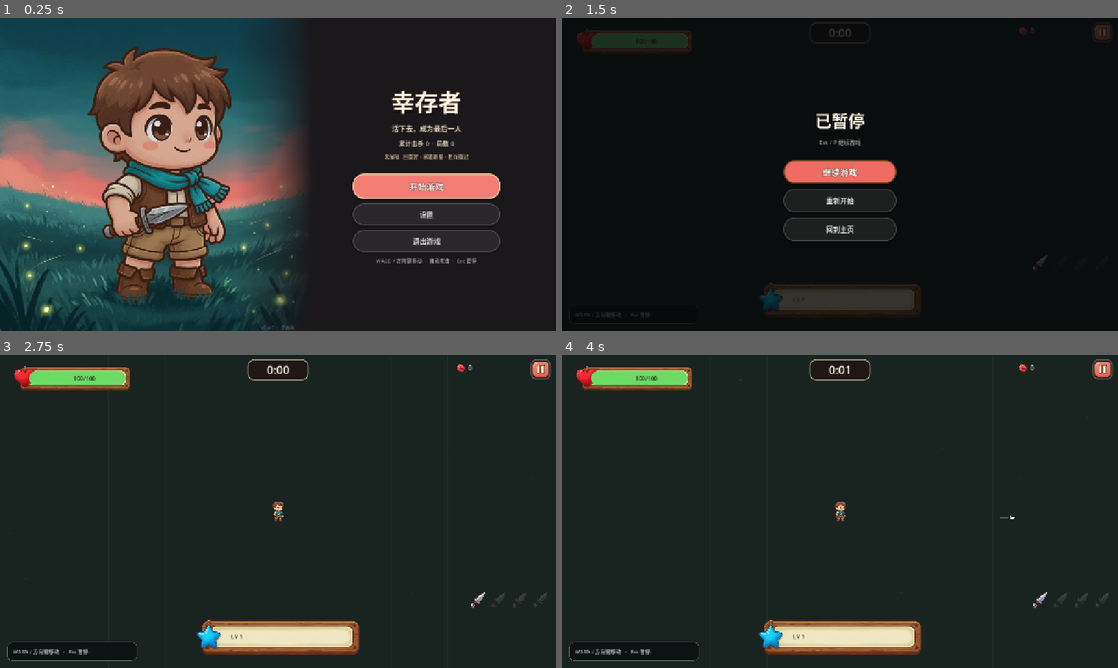
Above: before the commit, frames 1-4 (two rows, left to right).
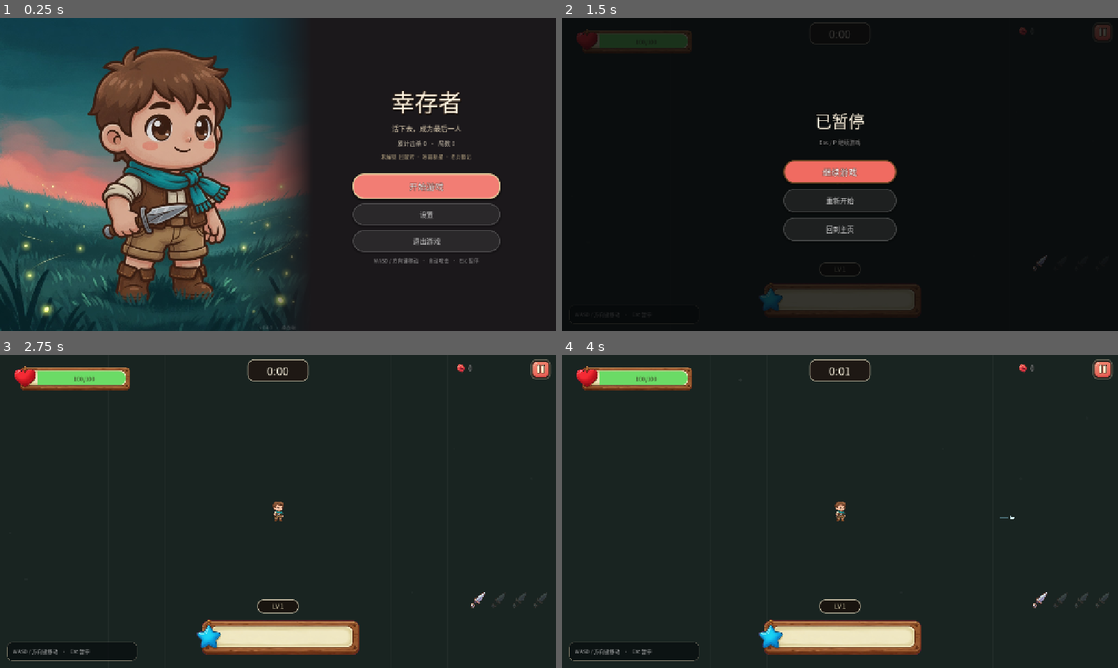
Above: after the commit, the same moments.

Repository: zoubaizoubai/survival_test
Game: Godot game, scene res://scenes/home.tscn
Same seed, same stepped clock (60 frames per second), same inputs: the game is played once before the commit and once after it. The engine's default icon, where the game draws it, is replaced by a stand-in: a white triangle on a blue panel in a dark square.
Inputs (mouse positions are in pixels of both pictures, inside the frame that each line leads up to):
- Up to frame 1 (0.25 s): no input
- Up to frame 2 (1.5 s): click "开始游戏" at 0.5 s; click (1101, 33) at 1.25 s
- Up to frame 3 (2.75 s): click "重新开始" at 2 s
- Up to frame 4 (4 s): tap Enter (ui_accept) at 2.75, 3.02, 3.32 s; move the mouse to (962, 495) at 2.77 s; hold D (move_right) 2.78-3.5 s; tap Space at 2.85 s; click (962, 495) at 2.92 s; drag from (728, 527) to (812, 574) at 3.52 s

The runs differ from the first frame. In frame 1, 1.1% of the frame differs, in the area x 46-86%, y 23-100%; in frame 2, 0.7%; in frame 3, 0.5%; in frame 4, 0.5%.

Commit message:
fix: repair Chinese text and HUD bars (survival-ba8)

Diff:
--- a/scripts/home.gd
+++ b/scripts/home.gd
@@ -34,6 +34,7 @@
 
 
 func _ready() -> void:
+	theme = UiStyle.ui_theme()
 	Settings.ensure_loaded()
 	SaveData.ensure_loaded()
 	GameData.ensure_loaded()
--- a/scripts/hud.gd
+++ b/scripts/hud.gd
@@ -26,12 +26,14 @@
 var _kill_icon: TextureRect
 var _time_bg: PanelContainer
 var _controls_hint: PanelContainer
+var _level_badge: PanelContainer
 var _mobile_ui := false
 
 
 func _ready() -> void:
 	set_anchors_and_offsets_preset(Control.PRESET_FULL_RECT)
 	mouse_filter = Control.MOUSE_FILTER_IGNORE
+	theme = UiStyle.ui_theme()
 	_mobile_ui = UiMode.is_mobile()
 
 	low_overlay = ColorRect.new()
@@ -132,12 +134,7 @@
 	_xp_bar.set_anchors_and_offsets_preset(Control.PRESET_CENTER_BOTTOM)
 	add_child(_xp_bar)
 
-	lv_label = _make_label("LV 1", 14, Color(UiStyle.INK.r, UiStyle.INK.g, UiStyle.INK.b, 0.92), false)
-	lv_label.position = Vector2(78, 40)
-	lv_label.size = Vector2(74, 42)
-	lv_label.horizontal_alignment = HORIZONTAL_ALIGNMENT_CENTER
-	lv_label.vertical_alignment = VERTICAL_ALIGNMENT_CENTER
-	_xp_bar.add_child(lv_label)
+	_build_level_badge()
 
 	_weapon_row = HBoxContainer.new()
 	_weapon_row.name = "WeaponRow"
@@ -199,6 +196,28 @@
 	add_child(_controls_hint)
 	var hint_label := _make_label("WASD / 方向键移动   ·   Esc 暂停", 12, Color(1, 1, 1, 0.72), false)
 	_controls_hint.add_child(hint_label)
+
+
+func _build_level_badge() -> void:
+	_level_badge = PanelContainer.new()
+	_level_badge.name = "LevelBadge"
+	_level_badge.mouse_filter = Control.MOUSE_FILTER_IGNORE
+	var badge_style := StyleBoxFlat.new()
+	badge_style.bg_color = Color(0.10, 0.075, 0.055, 0.94)
+	badge_style.set_corner_radius_all(14)
+	badge_style.set_border_width_all(2)
+	badge_style.border_color = Color(0.96, 0.90, 0.78, 0.72)
+	badge_style.content_margin_left = 14
+	badge_style.content_margin_right = 14
+	badge_style.content_margin_top = 4
+	badge_style.content_margin_bottom = 4
+	_level_badge.add_theme_stylebox_override("panel", badge_style)
+	_level_badge.set_anchors_and_offsets_preset(Control.PRESET_CENTER_BOTTOM)
+	add_child(_level_badge)
+	lv_label = _make_label("LV 1", 14, Color(1.0, 0.94, 0.78), true)
+	lv_label.horizontal_alignment = HORIZONTAL_ALIGNMENT_CENTER
+	lv_label.vertical_alignment = VERTICAL_ALIGNMENT_CENTER
+	_level_badge.add_child(lv_label)
 
 
 func _update_layout() -> void:
@@ -228,6 +247,11 @@
 		_xp_bar.offset_bottom = -8
 		_xp_bar.size = Vector2(420, 126)
 		_layout_trough(_xp_bar)
+	if _level_badge:
+		_level_badge.offset_left = -48
+		_level_badge.offset_right = 48
+		_level_badge.offset_top = -158
+		_level_badge.offset_bottom = -126
 	if _weapon_row:
 		_weapon_row.offset_left = -200
 		_weapon_row.offset_right = -16
@@ -260,9 +284,9 @@
 	frame.texture = UiStyle.tex(frame_path)
 	frame.expand_mode = TextureRect.EXPAND_IGNORE_SIZE
 	frame.stretch_mode = TextureRect.STRETCH_KEEP_ASPECT_CENTERED
-	frame.set_anchors_and_offsets_preset(Control.PRESET_FULL_RECT)
 	frame.mouse_filter = Control.MOUSE_FILTER_IGNORE
 	wrap.add_child(frame)
+	frame.set_anchors_and_offsets_preset(Control.PRESET_FULL_RECT)
 	var trough := Control.new()
 	trough.name = "Trough"
 	trough.clip_contents = true
@@ -276,8 +300,40 @@
 	fsb.set_corner_radius_all(20)
 	fill.add_theme_stylebox_override("panel", fsb)
 	trough.add_child(fill)
+	# The source texture contains both the opaque trough background and the
+	# wooden/icon decoration. Redraw only its border/icon pixels above the fill.
+	var decor := TextureRect.new()
+	decor.name = "Decor"
+	decor.texture = frame.texture
+	decor.expand_mode = TextureRect.EXPAND_IGNORE_SIZE
+	decor.stretch_mode = TextureRect.STRETCH_KEEP_ASPECT_CENTERED
+	decor.mouse_filter = Control.MOUSE_FILTER_IGNORE
+	var decor_shader := Shader.new()
+	decor_shader.code = """
+shader_type canvas_item;
+uniform vec4 trough_rect;
+uniform float icon_end = 0.235;
+
+void fragment() {
+	vec4 tex_color = texture(TEXTURE, UV);
+	bool inside_trough = UV.x >= trough_rect.x
+		&& UV.x <= trough_rect.x + trough_rect.z
+		&& UV.y >= trough_rect.y
+		&& UV.y <= trough_rect.y + trough_rect.w;
+	if (inside_trough && UV.x >= icon_end) {
+		tex_color.a = 0.0;
+	}
+	COLOR = tex_color;
+}
+"""
+	var decor_material := ShaderMaterial.new()
+	decor_material.shader = decor_shader
+	decor_material.set_shader_parameter("trough_rect", Vector4(trough_uv.position.x, trough_uv.position.y, trough_uv.size.x, trough_uv.size.y))
+	decor.material = decor_material
+	wrap.add_child(decor)
+	decor.set_anchors_and_offsets_preset(Control.PRESET_FULL_RECT)
 	_layout_trough(wrap)
-	return {"wrap": wrap, "trough": trough, "fill": fill}
+	return {"wrap": wrap, "trough": trough, "fill": fill, "decor": decor}
 
 
 func _layout_trough(wrap: Control) -> void:
--- a/scripts/menus.gd
+++ b/scripts/menus.gd
@@ -20,6 +20,7 @@
 func _ready() -> void:
 	set_anchors_and_offsets_preset(Control.PRESET_FULL_RECT)
 	mouse_filter = Control.MOUSE_FILTER_IGNORE
+	theme = UiStyle.ui_theme()
 	_mobile_ui = UiMode.is_mobile()
 
 	var uv := VBoxContainer.new()
--- a/scripts/ui_style.gd
+++ b/scripts/ui_style.gd
@@ -5,6 +5,28 @@
 const CORAL := Color(0.94, 0.42, 0.38)
 const INK := Color(0.18, 0.12, 0.08)
 const TEAL := Color(0.12, 0.18, 0.22)
+const UI_FONT_PATH := "res://assets/fonts/noto_sans_cjk_sc_ui.woff2"
+
+static var _ui_font: Font
+static var _ui_theme: Theme
+
+
+static func ui_font() -> Font:
+	if _ui_font == null:
+		_ui_font = load(UI_FONT_PATH) as Font
+		if _ui_font == null:
+			var system_font := SystemFont.new()
+			system_font.font_names = PackedStringArray(["sans-serif"])
+			system_font.allow_system_fallback = true
+			_ui_font = system_font
+	return _ui_font
+
+
+static func ui_theme() -> Theme:
+	if _ui_theme == null:
+		_ui_theme = Theme.new()
+		_ui_theme.default_font = ui_font()
+	return _ui_theme
 
 
 static func tex(path: String) -> Texture2D:
@@ -58,6 +80,7 @@
 	# Capsule textures cannot 9-slice at HUD button height (margins exceed size
 	# and collapse into a hollow ring). Draw filled StyleBoxFlat capsules instead.
 	b.add_theme_font_size_override("font_size", 20 if accent else 16)
+	b.add_theme_font_override("font", ui_font())
 	if accent:
 		b.add_theme_color_override("font_color", Color.WHITE)
 		b.add_theme_color_override("font_hover_color", Color.WHITE)
@@ -118,6 +141,7 @@
 
 
 static func apply_label(l: Label, size: int, col: Color, outline: bool = true) -> void:
+	l.add_theme_font_override("font", ui_font())
 	l.add_theme_font_size_override("font_size", size)
 	l.add_theme_color_override("font_color", col)
 	if outline:
--- a/tests/run_tests.gd
+++ b/tests/run_tests.gd
@@ -9,6 +9,7 @@
 const SettingsRef := preload("res://scripts/settings.gd")
 const UiModeRef := preload("res://scripts/ui_mode.gd")
 const JoystickRef := preload("res://scripts/joystick.gd")
+const UiStyleRef := preload("res://scripts/ui_style.gd")
 
 var _seed: int = 1337
 var _verbose: bool = true
@@ -165,6 +166,8 @@
 
 func _test_platform_ui_adaptation() -> void:
 	print("\n[UI] 桌面与移动端响应式界面")
+	var chinese_font: Font = UiStyleRef.ui_font()
+	_assert(chinese_font.has_char("敌".unicode_at(0)), "UI 字体覆盖常用中文字符", "UI 字体缺少“敌”字")
 	var original_mode: String = str(ProjectSettings.get_setting(UiModeRef.PREVIEW_SETTING, UiModeRef.MODE_AUTO))
 	var home_res: PackedScene = load("res://scenes/home.tscn") as PackedScene
 	if not _assert(home_res != null, "响应式 UI 测试可加载 Home", "响应式 UI 测试无法加载 Home"):
@@ -282,6 +285,15 @@
 	_assert(g.get("menus") != null, "Game 创建 menus", "menus 为 null")
 	_assert(g.get("cam") != null, "Game 创建 cam", "cam 为 null")
 	_assert((g.get("cam") as Camera2D).is_current(), "Camera2D 为 current", "相机未设为 current")
+	var hud: Control = g.get("hud") as Control
+	var hp_bar: Control = hud.get("_hp_bg") as Control
+	var xp_bar: Control = hud.get("_xp_bar") as Control
+	var level_badge: PanelContainer = hud.get("_level_badge") as PanelContainer
+	_assert(hp_bar.size == Vector2(300, 88), "生命条保持装饰图比例", "生命条尺寸=%s" % str(hp_bar.size))
+	_assert(xp_bar.size == Vector2(420, 126), "经验条保持装饰图比例", "经验条尺寸=%s" % str(xp_bar.size))
+	_assert(hp_bar.get_node("Frame").get_index() < hp_bar.get_node("Trough").get_index() and hp_bar.get_node("Trough").get_index() < hp_bar.get_node("Decor").get_index(), "生命填充夹在底图与木框装饰之间", "生命条图层顺序错误")
+	_assert(xp_bar.get_node("Frame").get_index() < xp_bar.get_node("Trough").get_index() and xp_bar.get_node("Trough").get_index() < xp_bar.get_node("Decor").get_index(), "经验填充夹在底图与木框装饰之间", "经验条图层顺序错误")
+	_assert(level_badge != null and hud.get("lv_label").get_parent() == level_badge, "等级信息独立于经验填充", "等级信息仍压在经验条内")
 	_assert(float(g.get("elapsed")) < 0.1, "初始 elapsed 接近 0", "elapsed=%s" % str(g.get("elapsed")))
 	_assert(g.get("running") == true, "初始 running 为 true", "running=%s" % str(g.get("running")))
 	_assert(g.get("ended") == false, "初始 ended 为 false", "ended=%s" % str(g.get("ended")))
@@ -964,7 +976,7 @@
 	var joy: Control = preload("res://scripts/joystick.gd").new()
 	_assert(joy.get("RADIUS") == 70.0, "摇杆半径 70", "实际 %s" % str(joy.get("RADIUS")))
 	joy.queue_free()
-	# 3. 响应式：1280x720 与 20:9 (1280x576) 下无裁切/重叠
+	# 3. 响应式：基准、偏高与 20:9 等比例下无裁切/重叠
 	var game_res: Resource = load("res://scenes/game.tscn")
 	var g: Node = (game_res as PackedScene).instantiate() as Node
 	root.add_child(g)
@@ -974,7 +986,7 @@
 	var menus: Control = g.get("menus") as Control
 	var vp: Window = root
 	var original_size: Vector2i = vp.size
-	for size in [Vector2i(1280, 720), Vector2i(1280, 576), Vector2i(2560, 1152)]:
+	for size in [Vector2i(1280, 720), Vector2i(1280, 817), Vector2i(1280, 576), Vector2i(2560, 1152)]:
 		# 真正调整 root Window；只传一个假 size 给断言无法覆盖响应式布局。
 		vp.size = size
 		await process_frame
@@ -1020,7 +1032,7 @@
 			await process_frame
 	vp.size = original_size
 	await process_frame
-	print("  响应式校验在 3 种尺寸下完成")
+	print("  响应式校验在 4 种尺寸下完成")
 	g.queue_free()
 	home.queue_free()
 	await process_frame
@@ -1095,6 +1107,9 @@
 	_assert(gd.weapons.has("frost"), "武器包含 frost", "缺失")
 	var boom: Dictionary = gd.weapons["boomerang"] as Dictionary
 	var frost: Dictionary = gd.weapons["frost"] as Dictionary
+	_assert(str(boom["desc"]).contains("敌人"), "boomerang 中文文案完整", "desc=%s" % str(boom["desc"]))
+	_assert(str(frost["desc"]).contains("敌人"), "frost 中文文案完整", "desc=%s" % str(frost["desc"]))
+	_assert(not str(boom["desc"]).contains("�") and not str(frost["desc"]).contains("�"), "升级卡文案无 Unicode 替换字符", "boomerang=%s frost=%s" % [str(boom["desc"]), str(frost["desc"])])
 	_assert((boom["levels"] as Array).size() == 8, "boomerang 等级 8", "实际 %d" % ((boom["levels"] as Array).size()))
 	_assert((frost["levels"] as Array).size() == 8, "frost 等级 8", "实际 %d" % ((frost["levels"] as Array).size()))
 	# 检查机制差异：dagger boomerang frost 字段不同
Not shown, added: assets/fonts/OFL-NotoSansCJK.txt
Binary file added: assets/fonts/noto_sans_cjk_sc_ui.woff2
Not shown, added: assets/fonts/noto_sans_cjk_sc_ui.woff2.import
Not shown, changed: .beads/interactions.jsonl
